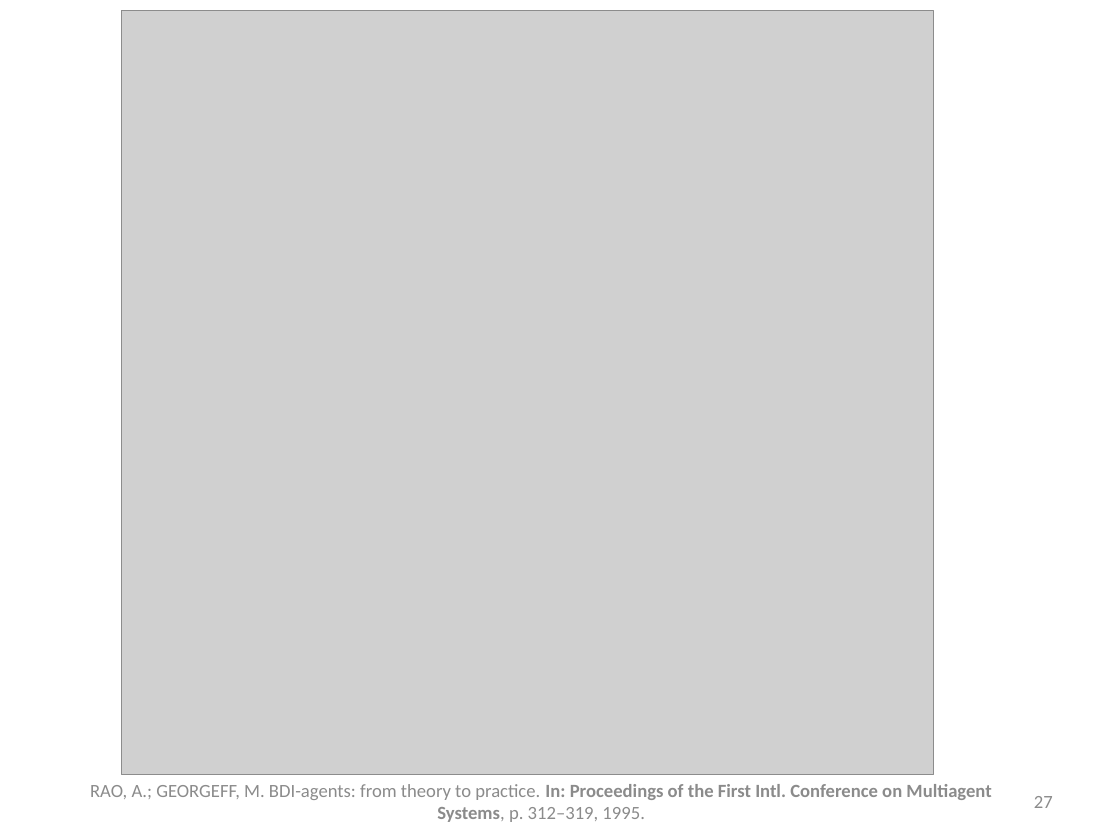
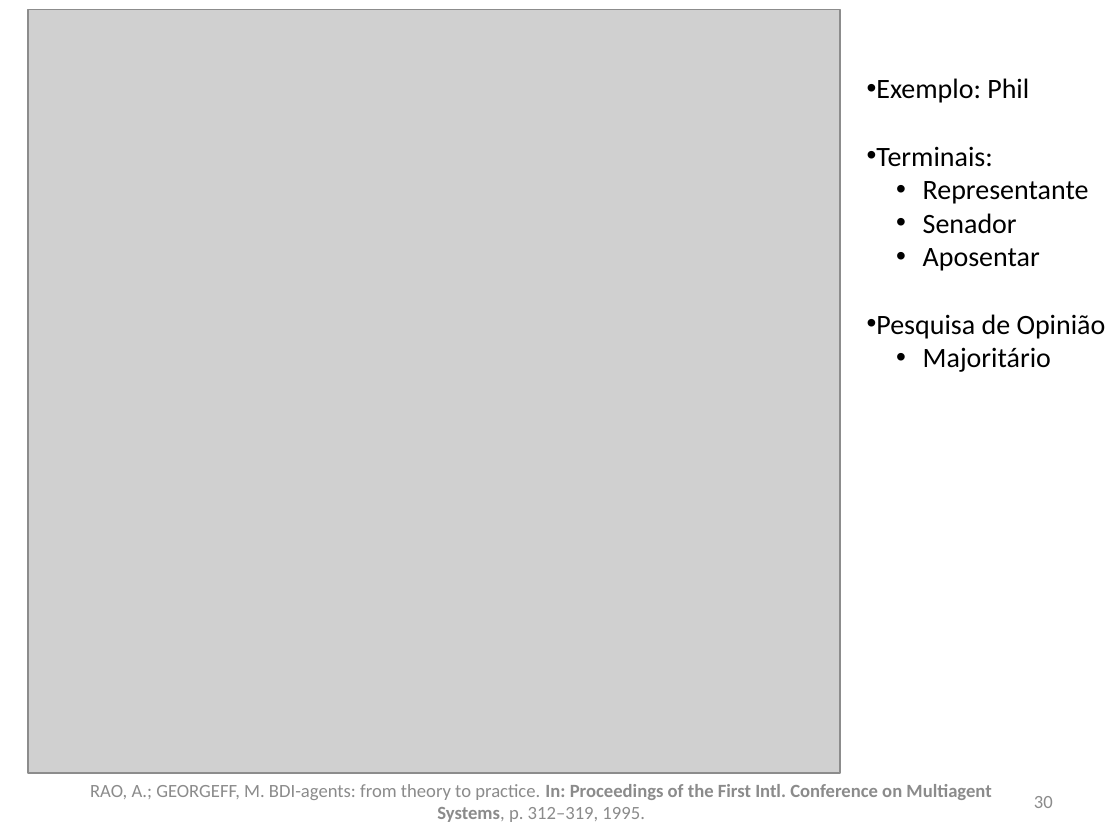
Before and after one commit to gems-uff/sdm, a slide deck: slide 30 of Documents/Raciocínio.pptx (slide 27 before the commit). Drawn at 1120x840 pixels with LibreOffice and Linux fonts; fonts in the diff are those of the drawing; grey boxes stand for pictures; background and template pictures are left out. Boxes give left, top, right and bottom in pixels: in the first picture for what was removed or moved away, otherwise in the second. Text is boxed around its words. In the diff, an @@ line names an element or a change of style, - is before the commit and + after.

```diff
--- a/Documents/Raciocínio.pptx
+++ b/Documents/Raciocínio.pptx
@@ picture: place and size @@
-picture at [121,11,933,775]
+picture at [28,9,840,773]
@@ text added at [876,78,1106,372], 18 pt, text #000000 @@
+• Exemplo: Phil
+• Terminais:
+  • Representante
+  • Senador
+  • Aposentar
+• Pesquisa de Opinião
+  • Majoritário
@@ page number at [1034,796,1053,808]: text changed @@
-27
+30
```
Also in this commit, not shown: 5 other slides changed, 5 slides added, 1 slide removed, 1 other file.
